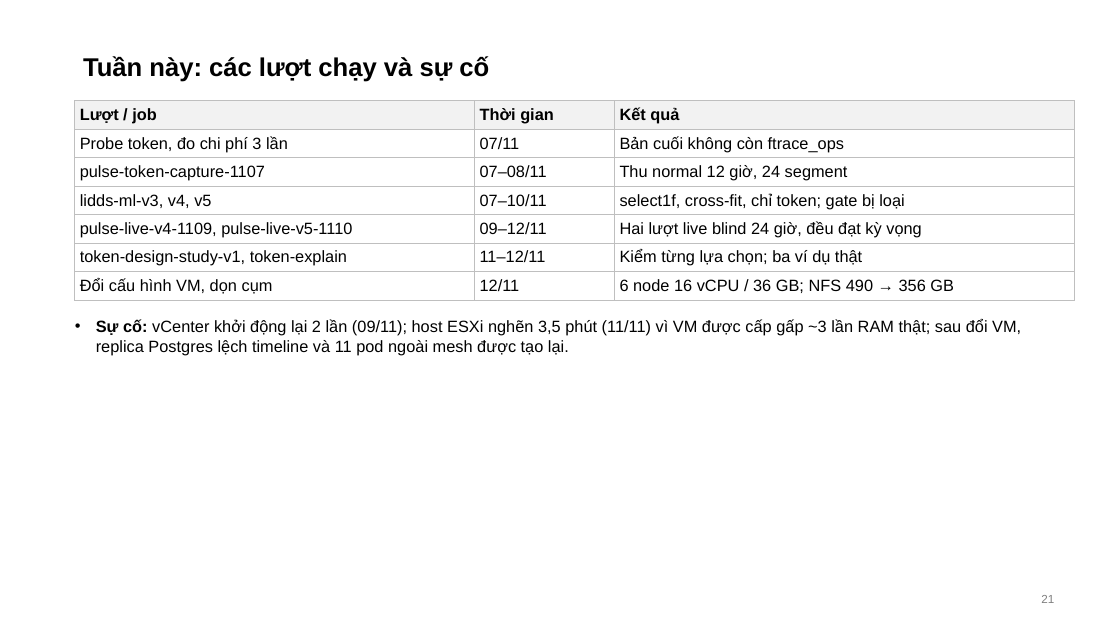
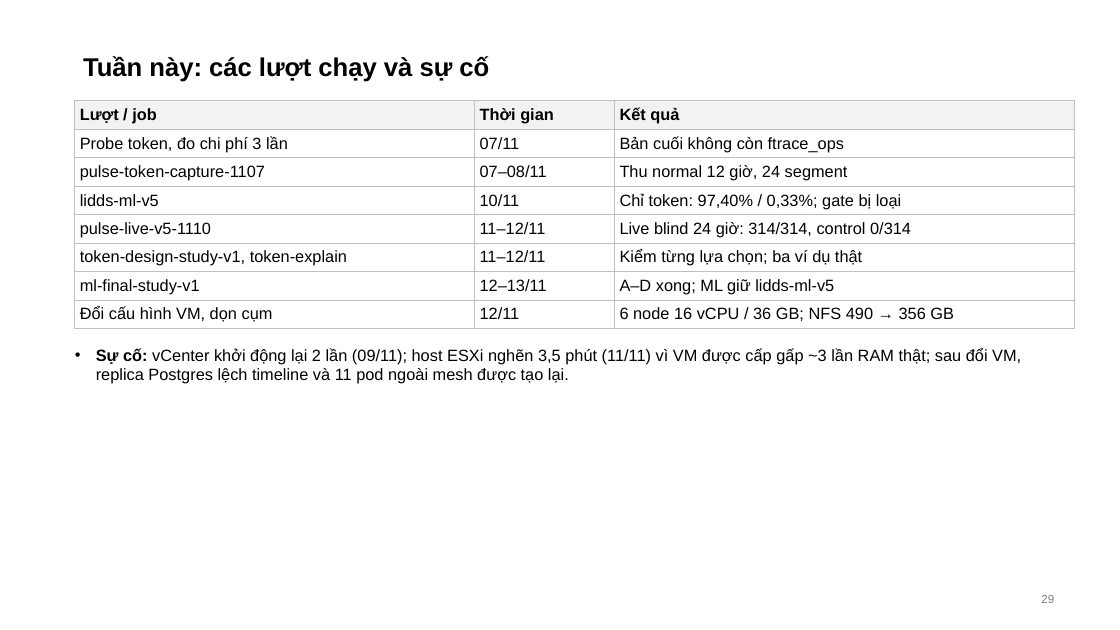
Before and after one commit to tndat-dev/eBPF-project, a slide deck: slide 29 of docs/Slide-runtime_security(13_11).pptx (slide 21 before the commit). Drawn at 1120x630 pixels with LibreOffice and Linux fonts; fonts in the diff are those of the drawing. Boxes give left, top, right and bottom in pixels: in the first picture for what was removed or moved away, otherwise in the second. Text is boxed around its words. In the diff, an @@ line names an element or a change of style, - is before the commit and + after.

Commit message:
ml-final-study-v1 A-D receipts (live recall holds without launch grams; operator activity, empirical threshold and the rate signal miss their registered criteria; lidds-ml-v5 stays) and probe load; meeting 13/11 report edited on the owner's version (owner edits kept): architecture and probe figures, probe attach points with code, select1f/probe1f, events and 4-grams, code of each part, section 8.5; deck 31 slides; builders in docs/meetings/2026-11-13

```diff
--- a/docs/Slide-runtime_security(13_11).pptx
+++ b/docs/Slide-runtime_security(13_11).pptx
@@ table at (x1=75, y1=101, x2=1075, y2=329) @@
-row 4: lidds-ml-v3, v4, v5 | 07–10/11 | select1f, cross-fit, chỉ token; gate bị loại
+row 4: lidds-ml-v5 | 10/11 | Chỉ token: 97,40% / 0,33%; gate bị loại
-row 5: pulse-live-v4-1109, pulse-live-v5-1110 | 09–12/11 | Hai lượt live blind 24 giờ, đều đạt kỳ vọng
+row 5: pulse-live-v5-1110 | 11–12/11 | Live blind 24 giờ: 314/314, control 0/314
+row 7: ml-final-study-v1 | 12–13/11 | A–D xong; ML giữ lidds-ml-v5
@@ text "Sự cố: vCenter khởi động ..." moved from (x1=96, y1=319, x2=1021, y2=356) to (x1=96, y1=348, x2=1021, y2=384) @@
@@ page number at (x1=1041, y1=595, x2=1054, y2=603): text changed @@
-21
+29
```
Also in this commit, not shown: 15 other slides changed, 8 slides added, 18 other files.
